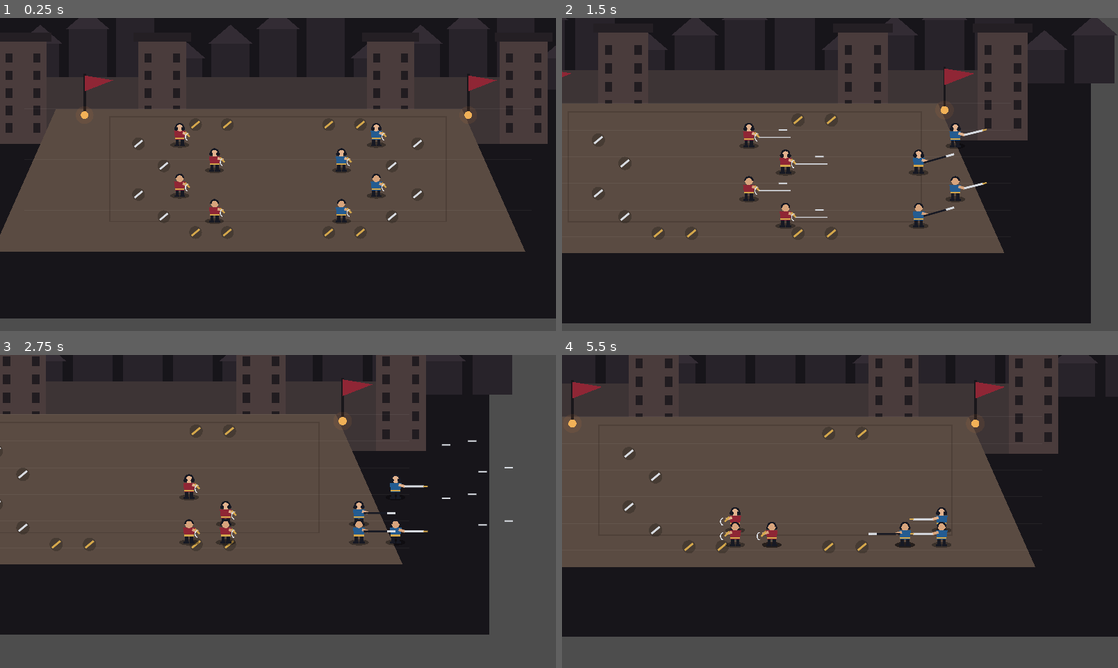
Above: before the commit, frames 1-4 (two rows, left to right).
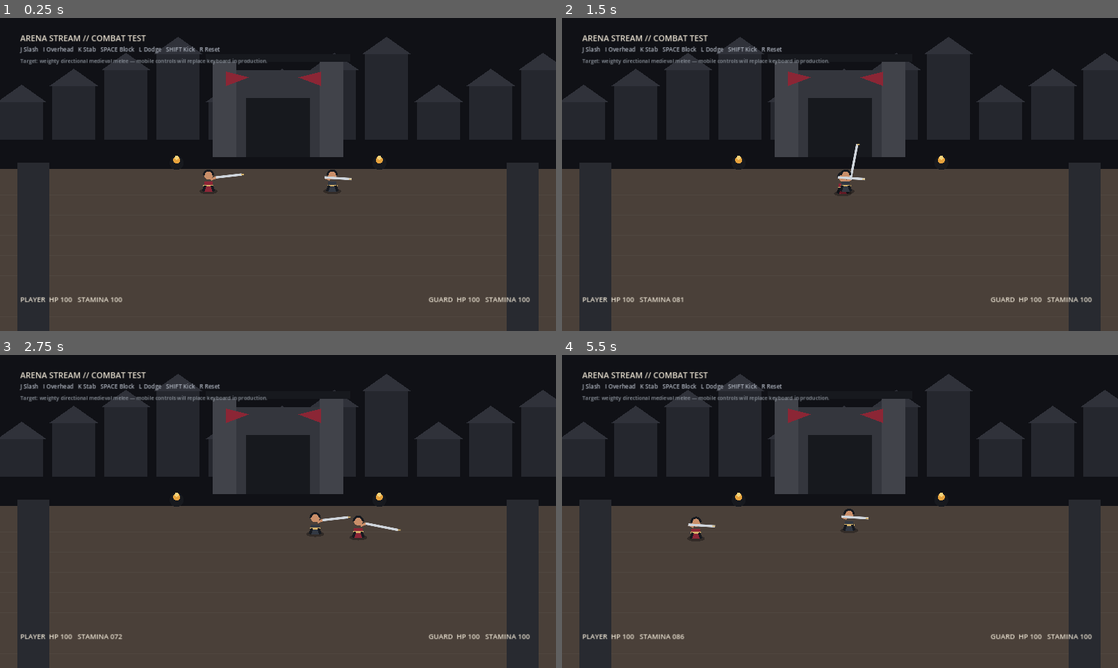
Above: after the commit, the same moments.

Repository: iiils3/arena-stream
Game: Godot game, scene res://scenes/showcase/combat_showcase.tscn
Two runs of this game, one before a commit and one after it. Both use one fixed random seed, a clock stepped at 60 frames per second and the inputs below. Before the commit the project starts from res://scenes/arena_stream_arena.tscn.
Inputs:
- Up to frame 1 (0.25 s): no input
- Up to frame 2 (1.5 s): tap Enter at 0.5 s; hold Right (ui_right) 0.53-1.28 s; hold L 0.53-1.28 s; tap Space at 0.77 s; hold Down (ui_down) from 1.28 s (still down); tap J at 1.35 s
- Up to frame 3 (2.75 s): tap Space at 1.52 s; release Down (ui_down) at 2.03 s; hold Right (ui_right) from 2.03 s (still down); tap I at 2.1 s
- Up to frame 4 (5.5 s): release Right (ui_right) at 2.78 s; hold Up (ui_up) 2.78-3.53 s; tap K at 2.85 s; tap Space at 3.02, 3.77, 4.52 s; hold Left (ui_left) 3.53-5.03 s; tap Shift at 3.6 s; tap R at 4.35 s; hold Down (ui_down) from 5.03 s (still down); hold L from 5.03 s (still down)

The runs differ from the first frame. In frame 1, 51% of the frame differs, in the area x 0-100%, y 0-100%; in frame 2, 53%; in frame 3, 61%; in frame 4, 58%.
Error after the commit: Invalid assignment of property or key 'is_player' with value of type 'bool' on a base object of type 'Nil'. (res://scripts/ai/melee_bot.gd:11)

Commit message:
feat: boot new combat vertical slice by default

Diff:
--- a/godot/project.godot
+++ b/godot/project.godot
@@ -5,7 +5,7 @@
 
 [application]
 config/name="Arena Stream"
-run/main_scene="res://scenes/arena_stream_arena.tscn"
+run/main_scene="res://scenes/showcase/combat_showcase.tscn"
 
 [display]
 window/size/viewport_width=1920
